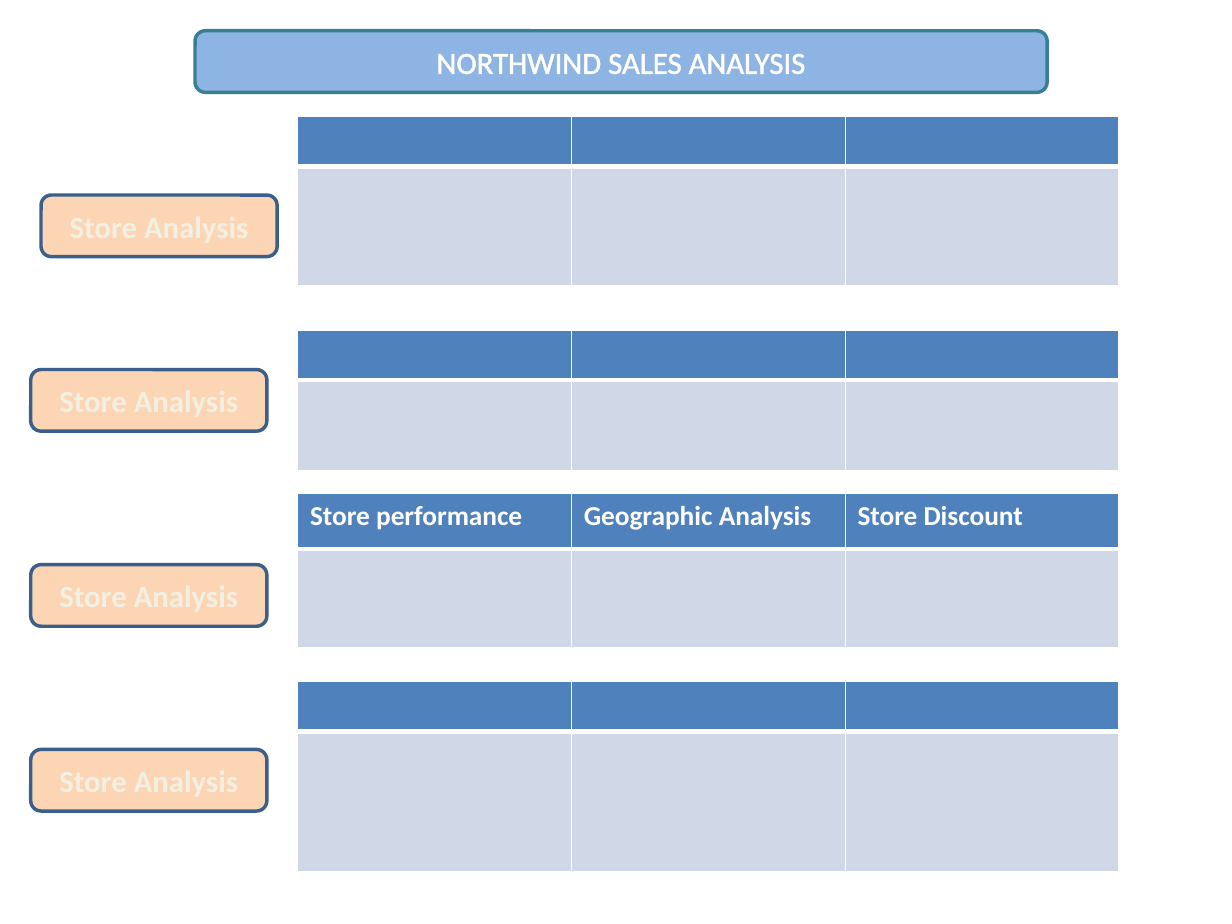
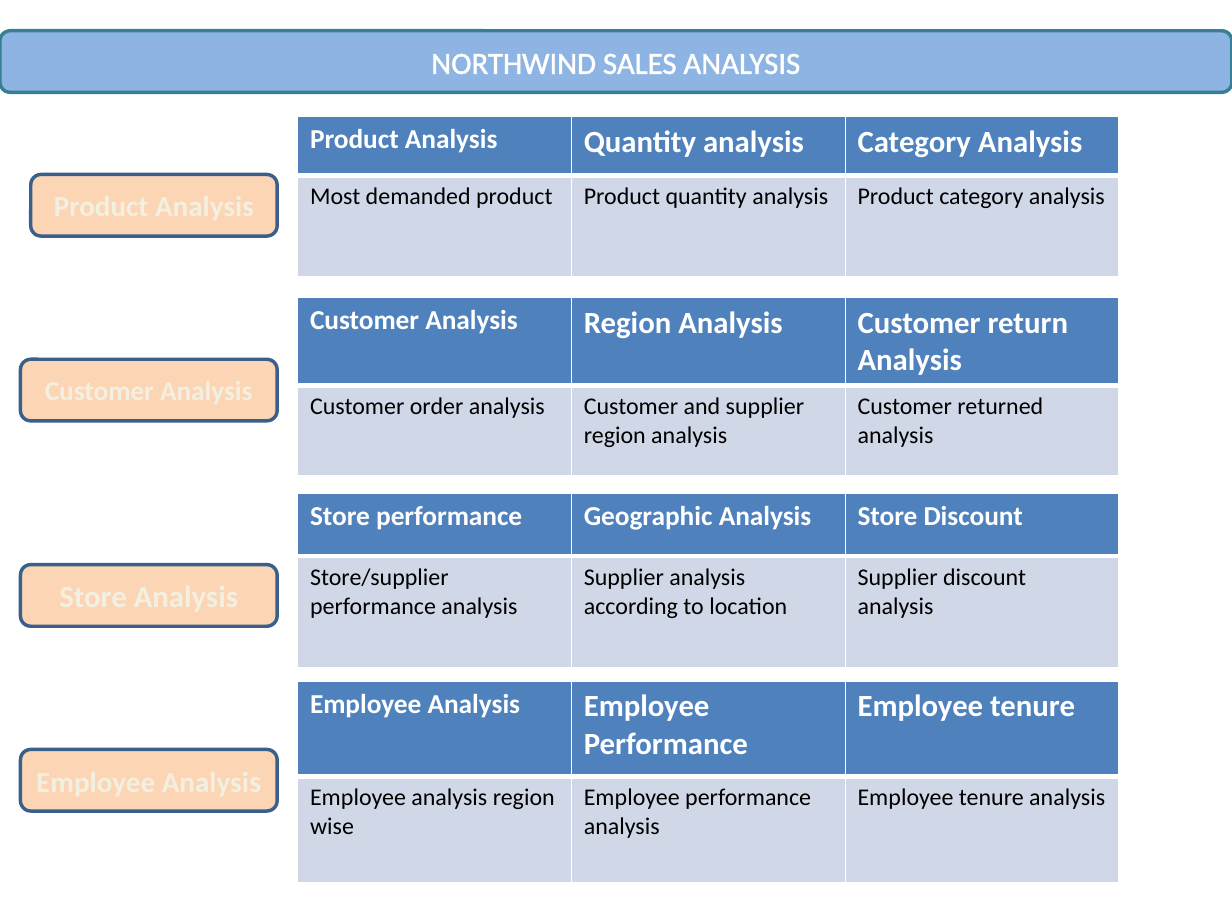
Before and after one commit to Naveenkshah/Northwind_Sales_Analysis, a slide deck: slide 1 of Solution/MECE.pptx. Drawn at 1232x924 pixels with LibreOffice and Linux fonts; fonts in the diff are those of the drawing. Boxes give left, top, right and bottom in pixels: in the first picture for what was removed or moved away, otherwise in the second. Text is boxed around its words. In the diff, an @@ line names an element or a change of style, - is before the commit and + after.

```diff
--- a/Solution/MECE.pptx
+++ b/Solution/MECE.pptx
@@ rounded rectangle "NORTHWIND SALES ANALYSIS": place and size @@
-rounded rectangle "NORTHWIND SALES ANALYSIS" at [195,31,1047,92]
+rounded rectangle "NORTHWIND SALES ANALYSIS" at [0,31,1232,92]
@@ table at [298,117,1119,277] @@
-row 1:  |  | 
+row 1: Product Analysis | Quantity analysis | Category Analysis
-row 2:  |  | 
+row 2: Most demanded product | Product quantity analysis | Product category analysis
@@ rounded rectangle: place and size @@
-rounded rectangle at [41,195,277,256]
+rounded rectangle at [31,175,277,237]
@@ table at [298,298,1119,476] @@
-row 1:  |  | 
+row 1: Customer Analysis | Region Analysis | Customer return Analysis
-row 2:  |  | 
+row 2: Customer order analysis | Customer and supplier region analysis | Customer returned analysis
@@ table: place and size @@
-table at [298,330,1119,471]
+table at [298,298,1119,476]
@@ rounded rectangle: place and size @@
-rounded rectangle at [31,370,267,431]
+rounded rectangle at [21,360,277,421]
@@ table at [298,493,1119,668] @@
-row 2:  |  | 
+row 2: Store/supplier performance analysis | Supplier analysis according to location | Supplier discount analysis
@@ rounded rectangle: place and size @@
-rounded rectangle at [31,564,267,626]
+rounded rectangle at [21,564,277,626]
@@ table at [298,681,1119,883] @@
-row 1:  |  | 
+row 1: Employee Analysis | Employee Performance | Employee tenure
-row 2:  |  | 
+row 2: Employee analysis region wise | Employee performance analysis | Employee tenure analysis
@@ rounded rectangle: place and size @@
-rounded rectangle at [31,749,267,811]
+rounded rectangle at [21,749,277,811]
```
